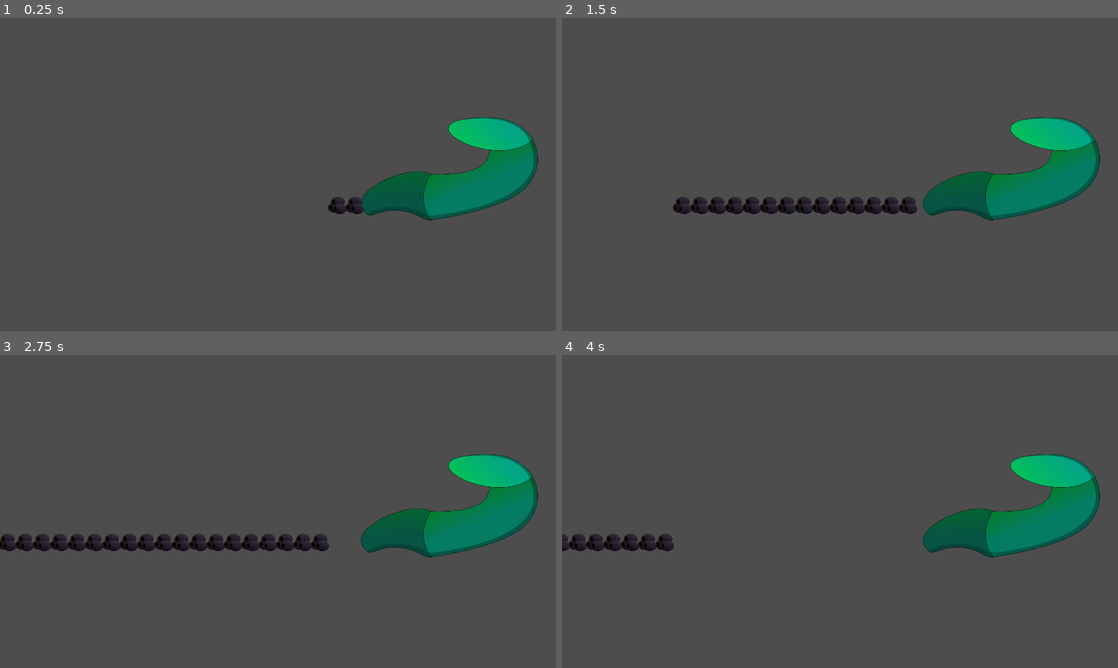
Above: before the commit, frames 1-4 (two rows, left to right).
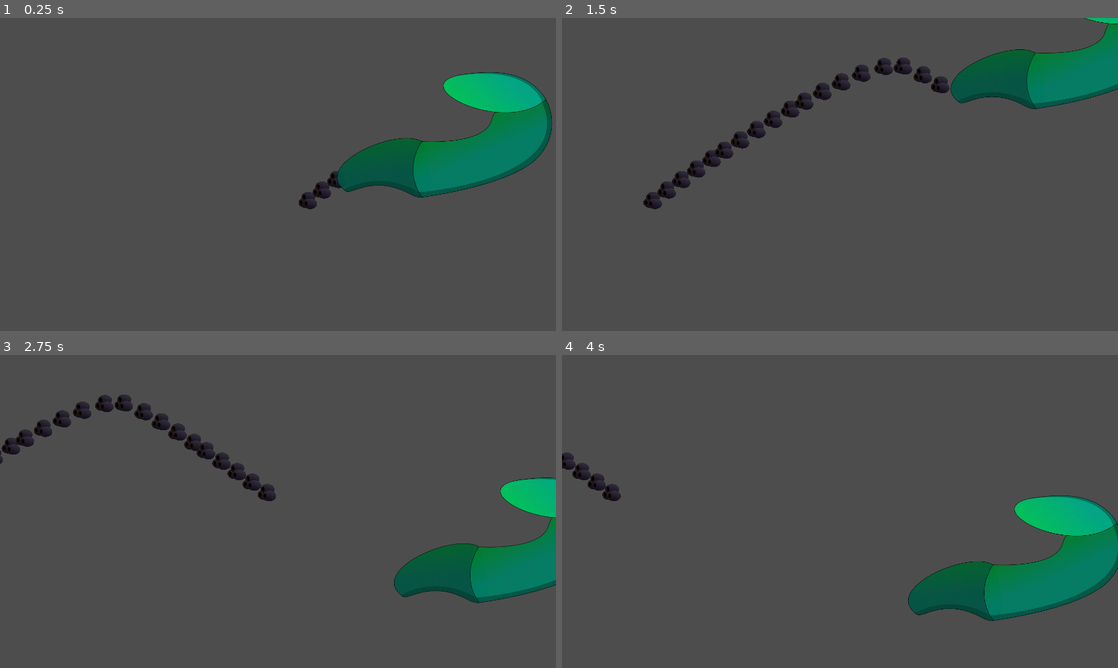
Above: after the commit, the same moments.

Repository: Seakorv/SmokeCheesesOfPapaTrouga
Game: Godot game, scene res://Scenes/seakorv_phase_one_ai.tscn
Same seed, same stepped clock (60 frames per second), same inputs: the game is played once before the commit and once after it. This scene is started directly instead of the project's main scene.
Inputs:
- Up to frame 1 (0.25 s): no input
- Up to frame 2 (1.5 s): hold W (move_up) 0.53-1.28 s; tap Space (shoot_pepemake) at 0.6, 1.35 s; hold S (move_down) from 1.28 s (still down)
- Up to frame 3 (2.75 s): release S (move_down) at 2.03 s; hold W (move_up) from 2.03 s (still down); tap Space (shoot_pepemake) at 2.1 s
- Up to frame 4 (4 s): tap Space (shoot_pepemake) at 2.85, 3.6 s; release W (move_up) at 3.53 s; hold S (move_down) from 3.53 s (still down)

The runs differ from the first frame. In frame 1, 10% of the frame differs, in the area x 53-100%, y 17-65%; in frame 2, 15%; in frame 3, 15%, in the area x 0-100%, y 12-80%; in frame 4, 13%.

Commit message:
seakorv phase one is basically done

Diff:
--- /dev/null
+++ b/Scenes/mini_thini_ai.tscn
@@ -0,0 +1,18 @@
+[gd_scene load_steps=3 format=3 uid="uid://bw6xrn5gswyxd"]
+
+[ext_resource type="Script" path="res://Scripts/mini_thini_ai.gd" id="1_ugnnc"]
+[ext_resource type="PackedScene" uid="uid://dsbfhbhus0cr2" path="res://Scenes/mini_thini_boi.tscn" id="2_3aoan"]
+
+[node name="MiniThiniAi" type="Node2D"]
+script = ExtResource("1_ugnnc")
+
+[node name="MiniThiniBoi" parent="." instance=ExtResource("2_3aoan")]
+position = Vector2(-837, -540)
+scale = Vector2(0.5, 0.5)
+
+[node name="ThinPortTimer" type="Timer" parent="."]
+autostart = true
+
+[node name="LorenzContainer" type="Node2D" parent="."]
+
+[connection signal="timeout" from="ThinPortTimer" to="." method="_on_thin_port_timer_timeout"]
--- /dev/null
+++ b/Scenes/mini_thini_boi.tscn
@@ -0,0 +1,6 @@
+[gd_scene load_steps=2 format=3 uid="uid://dsbfhbhus0cr2"]
+
+[ext_resource type="PackedScene" uid="uid://chcdyoe8hbl0n" path="res://Scenes/thini_boi.tscn" id="1_0xfap"]
+
+[node name="MiniThiniBoi" instance=ExtResource("1_0xfap")]
+health = 5
--- a/Scenes/seakorv.tscn
+++ b/Scenes/seakorv.tscn
@@ -19,9 +19,14 @@
 position = Vector2(-12, -212)
 
 [node name="OliveTimer" type="Timer" parent="."]
-wait_time = 0.1
+wait_time = 0.08
 autostart = true
 
-[node name="Shoot2timer" type="Timer" parent="."]
+[node name="BurgundShootTimer" type="Timer" parent="."]
+wait_time = 0.05
+
+[node name="BurgundMuzzle" type="Marker2D" parent="."]
+position = Vector2(-70, -85)
 
 [connection signal="timeout" from="OliveTimer" to="." method="_on_olive_timer_timeout"]
+[connection signal="timeout" from="BurgundShootTimer" to="." method="_on_burgund_shoot_timer_timeout"]
--- a/Scenes/seakorv_phase_one_ai.tscn
+++ b/Scenes/seakorv_phase_one_ai.tscn
@@ -1,16 +1,55 @@
-[gd_scene load_steps=3 format=3 uid="uid://c5otqsp6rdtx4"]
+[gd_scene load_steps=6 format=3 uid="uid://c5otqsp6rdtx4"]
 
 [ext_resource type="Script" path="res://Scripts/seakorv_phase_one_ai.gd" id="1_6lw13"]
+[ext_resource type="PackedScene" uid="uid://bw6xrn5gswyxd" path="res://Scenes/mini_thini_ai.tscn" id="2_5ouf7"]
 [ext_resource type="PackedScene" uid="uid://u244h2j2y1vq" path="res://Scenes/seakorv.tscn" id="2_6aagc"]
+[ext_resource type="Script" path="res://Scripts/KorvPathPhaseOne.gd" id="3_rry3m"]
+
+[sub_resource type="Curve2D" id="Curve2D_gu4fc"]
+_data = {
+"points": PackedVector2Array(25.2594, 167.141, -25.2594, -167.141, 1550, 600, -96.5317, 7.296, 96.5317, -7.296, 1684, 97, 85.6746, 25.1984, -85.6746, -25.1984, 1684, 1006, 0, 0, 0, 0, 1523, 550, -32.5514, 12.9083, 32.5514, -12.9083, 1833, 156, -92.878, 16.0981, 92.878, -16.0981, 1797, 631, 91.4807, -96.5317, -91.4807, 96.5317, 1539, 123, 0, 0, 0, 0, 1679, 466, -21.3268, -65.664, 21.3268, 65.664, 1679, 467, 71.3208, 193.912, -71.3208, -193.912, 1550, 600)
+}
+point_count = 10
 
 [node name="SeakorvPhaseOneAi" type="Node2D"]
 script = ExtResource("1_6lw13")
-
-[node name="Seakorv" parent="." instance=ExtResource("2_6aagc")]
-position = Vector2(1560, 593)
+mini_boss_scenes = Array[PackedScene]([ExtResource("2_5ouf7"), null])
 
 [node name="Olive_container" type="Node2D" parent="."]
 
-[node name="TimerBasedMovement" type="Timer" parent="."]
+[node name="MiniBossContainer" type="Node2D" parent="."]
+position = Vector2(2.08165e-12, 2.08165e-12)
 
-[connection signal="timeout" from="TimerBasedMovement" to="." method="_on_timer_based_movement_timeout"]
+[node name="SeakorvSpawn" type="Marker2D" parent="."]
+position = Vector2(1550, 600)
+
+[node name="TeleportTimer" type="Timer" parent="."]
+wait_time = 2.0
+
+[node name="ModulatorTimer" type="Timer" parent="."]
+wait_time = 0.05
+
+[node name="ThinSpawnerTimer" type="Timer" parent="."]
+
+[node name="ThiniSpawn" type="Marker2D" parent="."]
+position = Vector2(1300, 426)
+
+[node name="Path2D" type="Path2D" parent="."]
+position = Vector2(2.08165e-12, 2.08165e-12)
+scale = Vector2(0.973, 1)
+curve = SubResource("Curve2D_gu4fc")
+
+[node name="PathFollow2D" type="PathFollow2D" parent="Path2D"]
+position = Vector2(1550, 600)
+rotates = false
+script = ExtResource("3_rry3m")
+speed = 0.1
+
+[node name="Seakorv" parent="Path2D/PathFollow2D" instance=ExtResource("2_6aagc")]
+position = Vector2(2.08165e-12, 2.08165e-12)
+scale = Vector2(1.24945, 1.21687)
+
+[connection signal="timeout" from="TeleportTimer" to="." method="_on_timer_based_movement_timeout"]
+[connection signal="timeout" from="TeleportTimer" to="." method="_on_teleport_timer_timeout"]
+[connection signal="timeout" from="ModulatorTimer" to="." method="_on_modulator_timer_timeout"]
+[connection signal="timeout" from="ThinSpawnerTimer" to="." method="_on_thin_spawner_timer_timeout"]
--- /dev/null
+++ b/Scripts/KorvPathPhaseOne.gd
@@ -0,0 +1,13 @@
+extends PathFollow2D
+
+@export var speed = 0.2
+
+
+# Called when the node enters the scene tree for the first time.
+func _ready():
+	pass # Replace with function body.
+
+
+# Called every frame. 'delta' is the elapsed time since the previous frame.
+func _process(delta):
+	progress_ratio += delta * speed
--- a/Scripts/kivikyläland.gd
+++ b/Scripts/kivikyläland.gd
@@ -39,14 +39,14 @@
 	pepe_make_ase.add_child(gee)
 
 
-##Timer for first food spawns before Rixa
+#Timer for first food spawns before Rixa
 func _on_food_spawn_timer_one_timeout():
-	##test
+	#test
 	#if how_many_food == 0:
 	#	spawn_boss(3)
 	#	timer1.stop()
 	#	timer4.start()
-	##
+	#
 	how_many_food += 1
 	spawn_food(30, 10, 30, 15, 8, 6, 1, 1)
 	if how_many_food == 10:
@@ -57,7 +57,7 @@
 		how_many_food = 0
 
 
-## function for food spawn. Give percentages for food and final double is the speed multiplier to adjust food speed.
+# function for food spawn. Give percentages for food and final double is the speed multiplier to adjust food speed.
 func spawn_food(olives: int, jelly_onions: int, meatballs: int, wieners: int, kebab: int, mandarin: int, golden_meatball: int, speedmultiplier):
 	var which_food = choose_not_so_randomly_from_seven(olives, jelly_onions, meatballs, wieners, kebab, mandarin, golden_meatball)
 	var food = foodScenes[which_food].instantiate()
@@ -66,7 +66,7 @@
 	food_container.add_child(food)
 
 
-## Spawn boss by its index. 0 is burgund stew, 1 is Rixa etc.
+# Spawn boss by its index. 0 is burgund stew, 1 is Rixa etc.
 func spawn_boss(boss_index):
 	boss = bossScenes[boss_index].instantiate()
 	boss.dying.connect(_boss_death)
@@ -78,7 +78,7 @@
 		timer_starter(boss.get_index()+1)
 
 
-## Giving an int from zero to six, which food will be chosen. Give percentages in parameters. Don't exeed 100 lol
+# Giving an int from zero to six, which food will be chosen. Give percentages in parameters. Don't exeed 100 lol
 func choose_not_so_randomly_from_seven(olives: int, jelly_onions: int, meatballs: int, wieners: int, kebab: int, mandarin: int, golden_meatball: int):
 	var chooser = randi_range(0, 100)
 
@@ -99,7 +99,7 @@
 	if chooser > m and chooser <= gmb: return 6
 
 
-## function to spawn burgund stew
+# function to spawn burgund stew
 func spawn_stew(how_fast):
 	var stew = bossScenes[0].instantiate()
 	stew.speed_multiplier = how_fast
--- /dev/null
+++ b/Scripts/mini_thini_ai.gd
@@ -0,0 +1,41 @@
+extends Node2D
+
+@onready var mini_thin = $MiniThiniBoi
+@onready var thin_port_timer = $ThinPortTimer
+@onready var lorenz_container = $LorenzContainer
+var mini_thin_dead = false
+
+signal dying(is_dead)
+
+
+# Called when the node enters the scene tree for the first time.
+func _ready():
+	mini_thin.dying_event.connect(_on_mini_thin_death)
+	mini_thin.lorenz_shot.connect(_on_mini_thin_lorenz_shot)
+
+
+# Called every frame. 'delta' is the elapsed time since the previous frame.
+func _process(delta):
+	pass
+
+
+func mini_thin_bakris():
+	var x = randi_range(1000, 1600)
+	var y = randi_range(50, 1030)
+	mini_thin.position = Vector2(x, y)
+
+
+func _on_thin_port_timer_timeout():
+	mini_thin_bakris()
+
+
+func _on_mini_thin_lorenz_shot(lorenz_scene, location):
+	var lorenz_bullet = lorenz_scene.instantiate()
+	lorenz_bullet.global_position = location
+	lorenz_container.add_child(lorenz_bullet)
+
+
+func _on_mini_thin_death(is_boss_dead):
+	thin_port_timer.stop()
+	mini_thin_dead = true
+	dying.emit(is_boss_dead)
--- a/Scripts/seakorv.gd
+++ b/Scripts/seakorv.gd
@@ -1,23 +1,34 @@
 class_name Seakorv extends Boss
 
 var olive_scene = preload("res://Scenes/olives.tscn")
+var burgund_scene = preload("res://Scenes/burgund_stew.tscn")
 
 signal olives_shot(olive_scene, location)
+signal burgund_shot(burgund_scene, location)
+signal olives_has_been_shot(start_teleports)
 
 @export var health = 200
 
 @onready var olive_timer = $OliveTimer
-@onready var oliveAseMuzzle = $Muzzzle1
-@onready var ase2 = $Muzzzle2
+@onready var burgund_timer = $BurgundShootTimer
+@onready var bottomMuzzle = $Muzzzle1
+@onready var topMuzzle = $Muzzzle2
+@onready var burgund_muzzle = $BurgundMuzzle
 
-## variable to define olive shooting bursts, like boss "smiq" shoots.
-@export var olive_shoot_pacing = 0
-## variable to count how many olive burst have been shot. Counter rises just before new burst.
-@export var olive_burst_counter = 0
+#variable to send signal that enough olives has been shot
+var start_teleports = false
+# variable to define olive shooting bursts, like boss "smiq" shoots. Always keep these variables which are set at zero at zero. It is just a counter.
+var olive_shoot_pacing = 0
+# variable to count how many olive burst have been shot. Counter rises just before new burst.
+var olive_burst_counter = 0
+# How many burgund stews will be shot during one burst
+var burgund_shoot_pacing = 0
+# How many burst burgund stew gun will shoot
+var burgund_burst_counter = 0
 
 # Called when the node enters the scene tree for the first time.
 func _ready():
-	pass # Replace with function body.
+	pass
 
 
 # Called every frame. 'delta' is the elapsed time since the previous frame.
@@ -36,12 +47,31 @@
 	dying_event.emit(is_dead)
 
 
+func _start_burgunds():
+	pass
+
+
 func _on_olive_timer_timeout():
+	if olive_burst_counter == 5:
+		olive_timer.stop()
+		olive_burst_counter = 0
+		start_teleports = true
+		olives_has_been_shot.emit(start_teleports)
+		start_teleports = false
 	olive_shoot_pacing += 1
 	if olive_shoot_pacing <= 25:
-		olives_shot.emit(olive_scene, oliveAseMuzzle.global_position)
+		olives_shot.emit(olive_scene, bottomMuzzle.global_position)
+	if olive_shoot_pacing == 26:
+		olive_burst_counter += 1
 	if olive_shoot_pacing >= 50:
-		olive_burst_counter += 1
 		olive_shoot_pacing = 0
-	if olive_burst_counter == 5:
-		olive_timer.stop()
+
+
+
+func _on_burgund_shoot_timer_timeout():
+	burgund_shoot_pacing += 1
+	if burgund_shoot_pacing <= 10:
+		burgund_shot.emit(burgund_scene, burgund_muzzle.global_position)
+	if burgund_shoot_pacing > 10:
+		burgund_shoot_pacing = 0
+		burgund_timer.stop()
--- a/Scripts/seakorv_phase_one_ai.gd
+++ b/Scripts/seakorv_phase_one_ai.gd
@@ -2,16 +2,41 @@
 
 signal dying(is_dead)
 
-@onready var korvi = $Seakorv
+@onready var korv_spawn = $SeakorvSpawn
+@onready var korvi = $Path2D/PathFollow2D/Seakorv
+@onready var modulator_timer = $ModulatorTimer
 @onready var bullet_container = $Olive_container
-@onready var attack_timer = $TimerBasedMovement
+@onready var mini_boss_container = $MiniBossContainer
+@onready var teleport_timer = $TeleportTimer
+@onready var thin_spawner_timer = $ThinSpawnerTimer
+@onready var thin_spawn = $ThiniSpawn
+@onready var korvi_path = $Path2D/PathFollow2D
 
 
+## Seakorv teleport places during burgundshooting. Its always 3/4 y and teleports in the middle +- 270y
+@export var teleport_places: Array[Vector2] = [Vector2(1550, 600), Vector2(1550, 870), Vector2(1550, 330)]
+@export var mini_boss_scenes: Array[PackedScene] = []
+var teleport_places_size = teleport_places.size()
+
+var shoot_burgund = false
+var teleport_counter = 0
+var modulate_counter = 0
+var minithin_counter = 0
+var korvi_r = 1
+var korvi_g = 1
+var korvi_b = 1
+var tele_index = 0
+var tele_prev_index = 0
+var is_korvi_child = false
 
 # Called when the node enters the scene tree for the first time.
 func _ready():
+	korvi.global_position = korv_spawn.global_position
 	korvi.olives_shot.connect(_on_olives_shot)
+	korvi.burgund_shot.connect(_on_burgund_shot)
+	korvi.olives_has_been_shot.connect(_korvi_start_teleports)
 	korvi.dying_event.connect(_on_korvi_death)
+	#thin_spawner_timer.start()
 
 # Called every frame. 'delta' is the elapsed time since the previous frame.
 func _process(delta):
@@ -24,9 +49,87 @@
 	bullet_container.add_child(olives)
 
 
+func _on_burgund_shot(burgund_scene, location):
+	var burgund = burgund_scene.instantiate()
+	burgund.speed = 1000
+	burgund.global_position = location
+	bullet_container.add_child(burgund)
+
+
 func _on_korvi_death(is_boss_dead):
 	dying.emit(is_boss_dead)
 
 
-func _on_timer_based_movement_timeout():
-	pass # Replace with function body.
+func _korvi_start_teleports(start_teleports):
+	teleport_timer.start()
+	#korvi_path.remove_child(korvi)
+	#add_child(korvi)
+
+func spawn_mini_boss(index):
+	var miniboss = mini_boss_scenes[index].instantiate()
+	miniboss.global_position = Vector2(0, 0)
+	mini_boss_container.add_child(miniboss)
+
+
+func _mini_boss_death(is_dead):
+	pass
+
+
+func make_korvi_child(is_korvi_child):
+	if !is_korvi_child:
+		#print("korvi lapsetetaan")
+		korvi_path.remove_child(korvi)
+		add_child(korvi)
+	elif is_korvi_child:
+		#print("päästiin tänne")
+		korvi.position = Vector2(0,0)
+		remove_child(korvi)
+		korvi_path.add_child(korvi)
+
+
+
+func _on_teleport_timer_timeout():
+	if teleport_counter <= 4:
+		teleport_counter += 1
+		tele_prev_index = tele_index
+		while tele_prev_index == tele_index:
+			tele_index = randi_range(0, teleport_places_size)
+		modulator_timer.start()
+		if !is_korvi_child:
+			make_korvi_child(is_korvi_child)
+			is_korvi_child = true
+		korvi.position = teleport_places[tele_index-1]
+	if teleport_counter >= 5:
+		modulator_timer.stop()
+		teleport_counter = 0
+		teleport_timer.stop()
+		thin_spawner_timer.start()
+		korvi.olive_timer.start()
+		make_korvi_child(is_korvi_child)
+		is_korvi_child = false
+
+
+func _on_modulator_timer_timeout():
+	modulate_counter += 1
+	korvi_r += 0.1
+	korvi_g += 0.1
+	korvi_b += 0.1
+	korvi.modulate = Color(korvi_r, korvi_g, korvi_b)
+	if modulate_counter == 27: #kutsu täällä padat
+		modulator_timer.stop()
+		modulate_counter = 0
+		korvi_r = 1
+		korvi_g = 1
+		korvi_b = 1
+		korvi.modulate = Color(korvi_r, korvi_g, korvi_b)
+		shoot_burgund = true
+		korvi.burgund_timer.start()
+		shoot_burgund = false
+
+
+func _on_thin_spawner_timer_timeout():
+	minithin_counter += 1
+	spawn_mini_boss(0)
+	if minithin_counter >= 3:
+		minithin_counter = 0
+		thin_spawner_timer.stop()
Not shown: 1 places in Scenes/kivikyläland.tscn that only renumber resources
